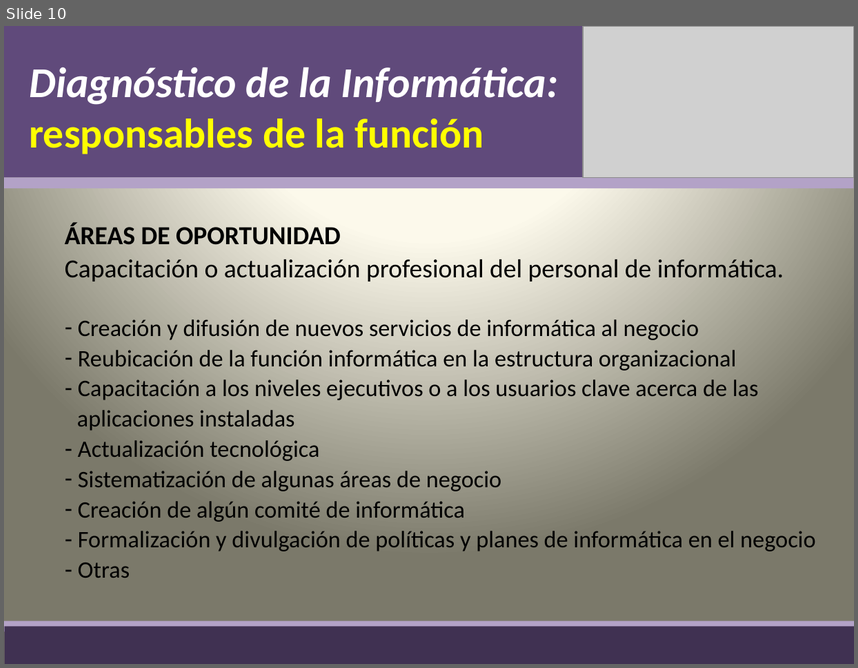
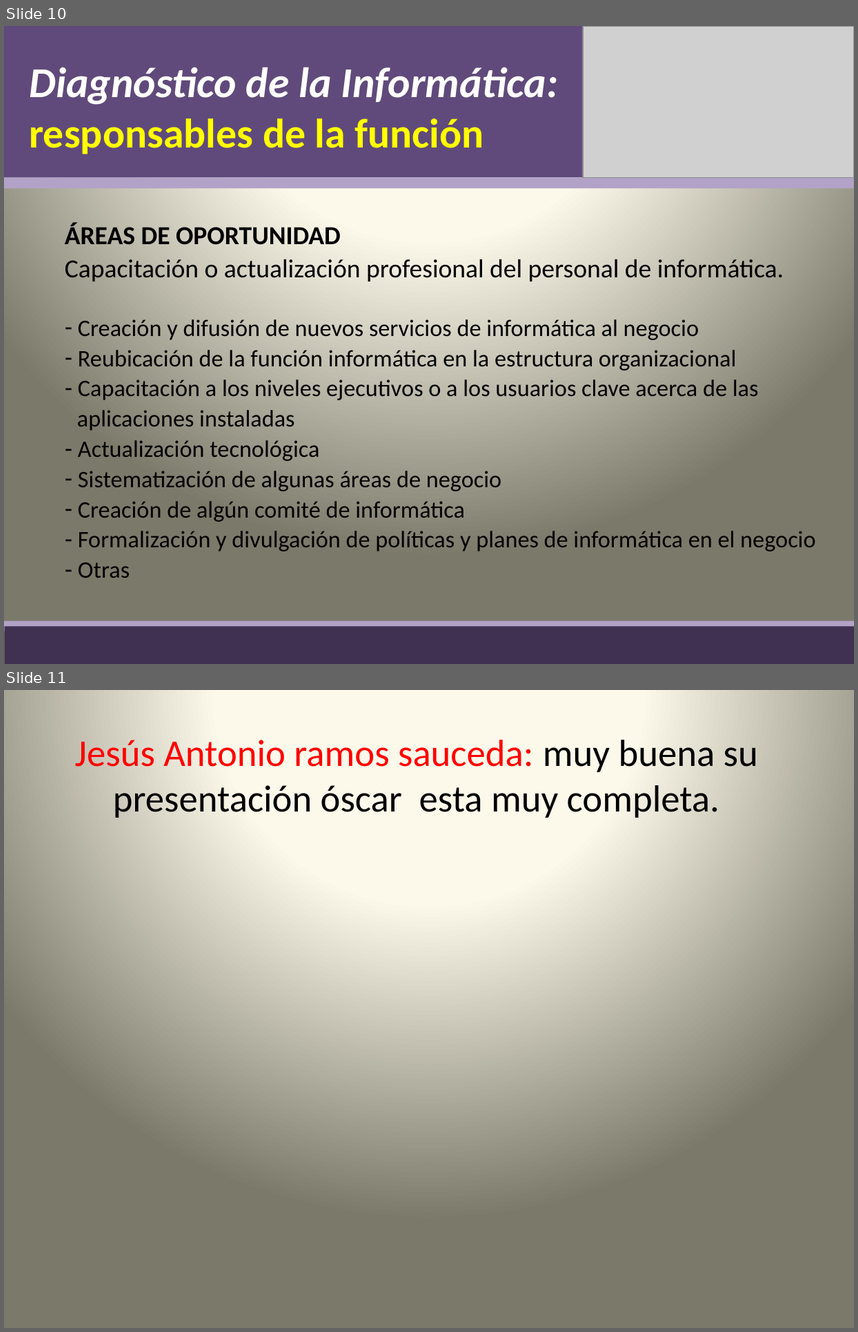
Before and after one commit to lc850/auditoria, a slide deck: OSCAR.pptx. Shown one above the other, each under a label of ours: slide 10 before the commit, slides 10 and 11 after it. The pictures are 858x668 and 858x1332 pixels, drawn with LibreOffice and Linux fonts; fonts in the diff are those of the drawing; grey boxes stand for pictures. Boxes give left, top, right and bottom in pixels: in the first picture for what was removed or moved away, otherwise in the second. Text is boxed around its words. In the diff, an @@ line names an element or a change of style, - is before the commit and + after.

Commit message:
antonio

```diff
--- a/OSCAR.pptx
+++ b/OSCAR.pptx
@@ slide 11 added at [4,690,854,1328], background gradient #FEFCEE to #FDFAEA to #7B796B @@
@@ title added at [75,740,758,818], 32 pt, text #000000 @@
+Jesús Antonio ramos sauceda: muy buena su presentación óscar esta muy completa.
```
Also in this commit, not shown: 6 other files.
